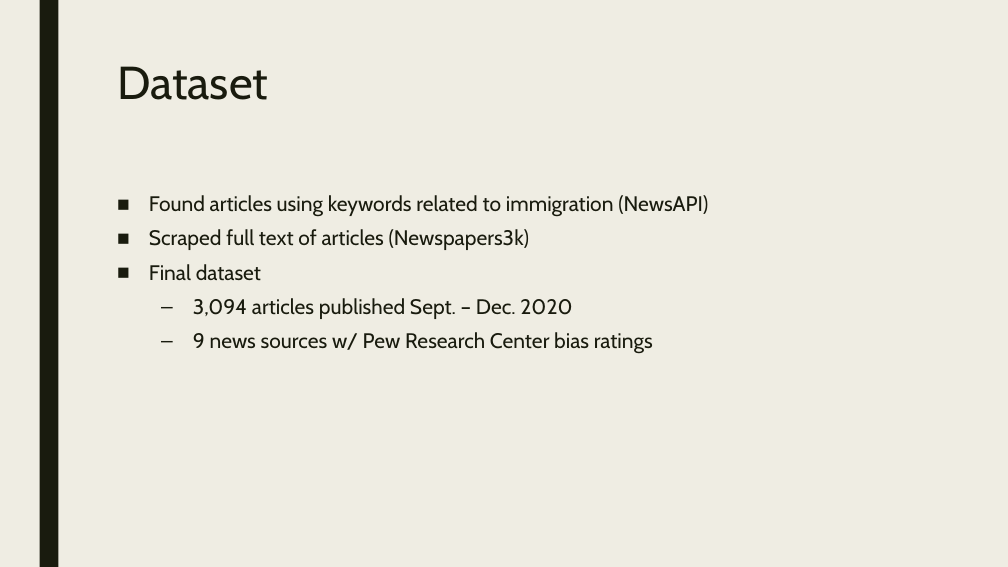
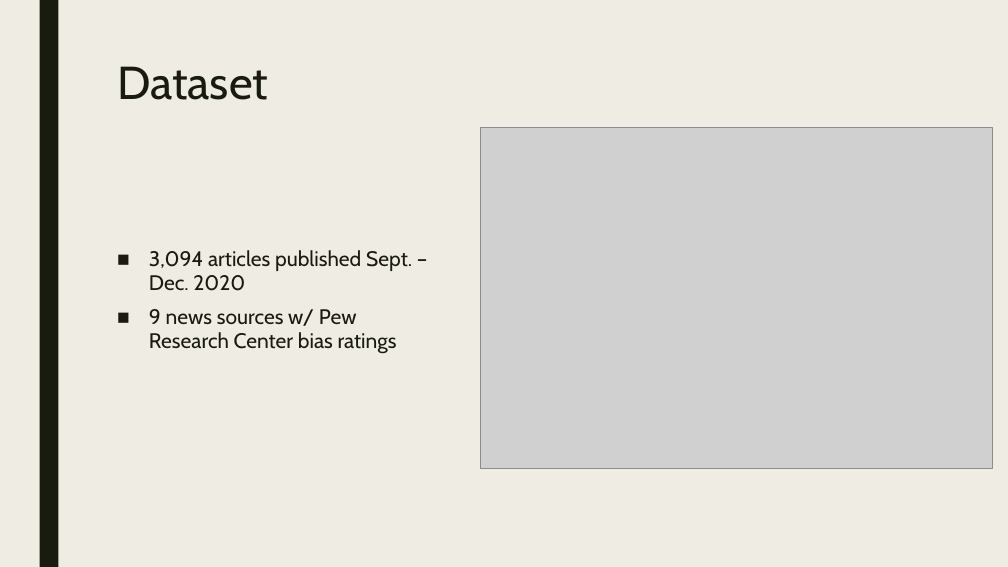
Before and after one commit to James-Ashley/sentiment-analysis-dashboard, a slide deck: slide 4 of demo_day_deck.pptx. Drawn at 1008x567 pixels with LibreOffice and Linux fonts; fonts in the diff are those of the drawing; grey boxes stand for pictures. Boxes give left, top, right and bottom in pixels: in the first picture for what was removed or moved away, otherwise in the second. Text is boxed around its words. In the diff, an @@ line names an element or a change of style, - is before the commit and + after.

```diff
--- a/demo_day_deck.pptx
+++ b/demo_day_deck.pptx
@@ picture added at bbox=[481, 127, 993, 468] @@
@@ text at bbox=[149, 195, 708, 281]: paragraphs removed @@
-■ Found articles using keywords related to immigration (NewsAPI)
-■ Scraped full text of articles (Newspapers3k)
-■ Final dataset
@@ text "3,094 articles published Sept. – ...": place and size @@
-text "3,094 articles published Sept. – ..." at bbox=[149, 195, 708, 354]
+text "3,094 articles published Sept. – ..." at bbox=[149, 250, 412, 354]
@@ text "3,094 articles published Sept. – ..." at bbox=[149, 250, 412, 354]: bullet – to ■; list level 2 to 1 in "3,094 articles published Sept. – ..."; list level 2 to 1 in "9 news sources w/ Pew ..."; vertical alignment top to bottom @@
```
Also in this commit, not shown: 2 other slides changed, 1 slide added, 1 slide removed.
